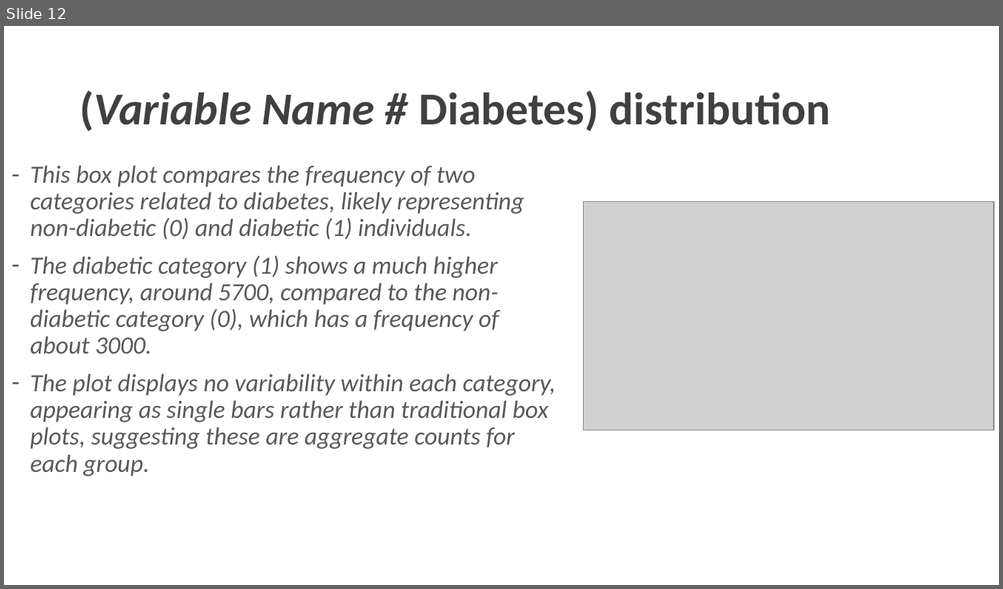
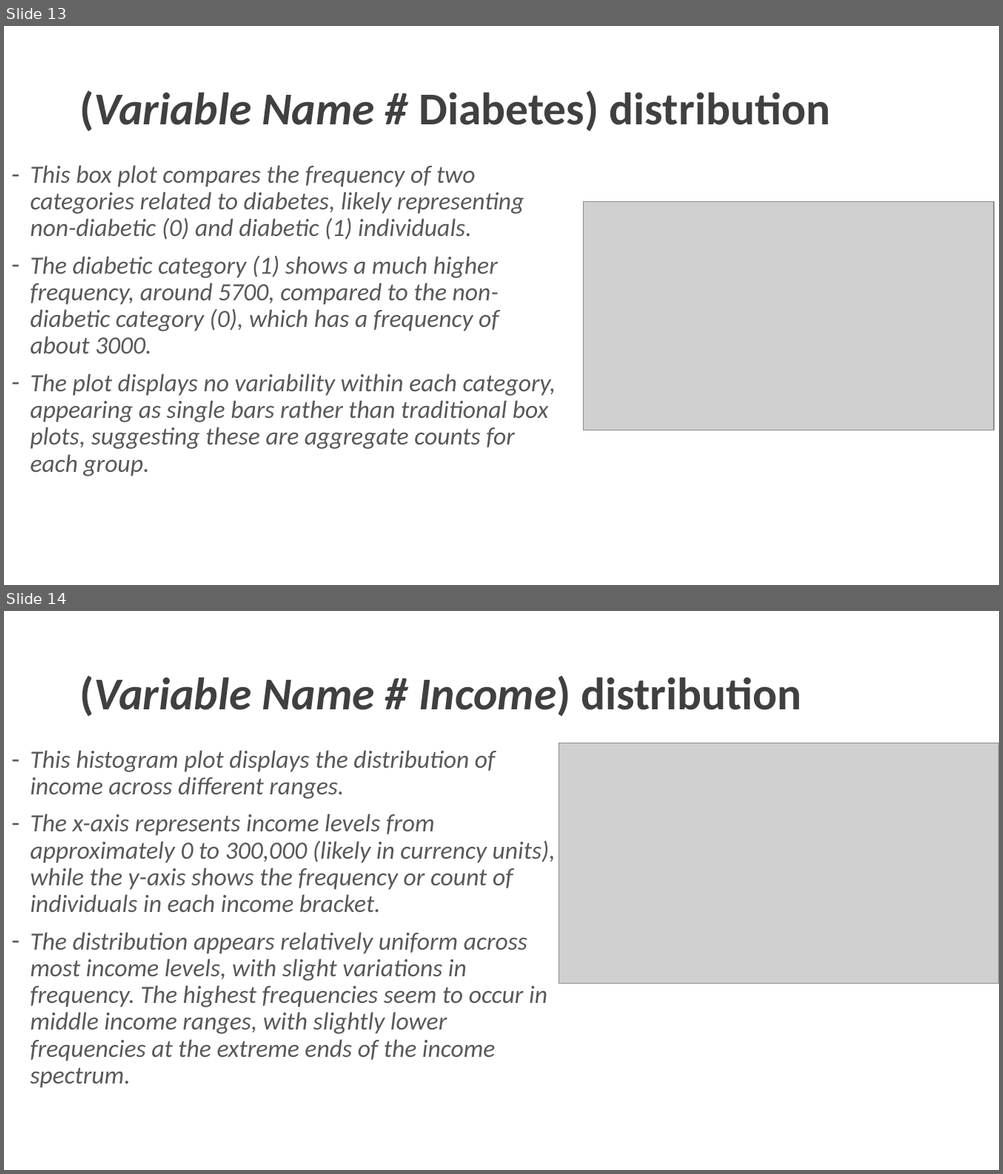
Before and after one commit to charlesyifanli/python_and_data, a slide deck: mini_project/SCSE 24 Mini-project presentation (Group No. ##).pptx. Shown one above the other, each under a label of ours: slide 12 before the commit, slides 13 and 14 after it. The pictures are 1003x589 and 1003x1174 pixels, drawn with LibreOffice and Linux fonts; fonts in the diff are those of the drawing; grey boxes stand for pictures; background and template pictures are left out. Boxes give left, top, right and bottom in pixels: in the first picture for what was removed or moved away, otherwise in the second. Text is boxed around its words. In the diff, an @@ line names an element or a change of style, - is before the commit and + after.

```diff
--- a/mini_project/SCSE 24 Mini-project presentation (Group No. ##).pptx
+++ b/mini_project/SCSE 24 Mini-project presentation (Group No. ##).pptx
@@ slide 14 added at box(4, 611, 999, 1170), background #FFFFFF @@
@@ title added at box(79, 675, 802, 716), 44 pt, text #404040, bold, italic @@
+(Variable Name # Income) distribution
@@ picture added at box(559, 743, 999, 984) @@
@@ text added at box(30, 750, 555, 1088), 24 pt, text #595959, italic @@
+– This histogram plot displays the distribution of income across different ranges.
+– The x-axis represents income levels from approximately 0 to 300,000 (likely in currency units), while the y-axis shows the frequency or count of individuals in each income bracket.
+– The distribution appears relatively uniform across most income levels, with slight variations in frequency. The highest frequencies seem to occur in middle income ranges, with slightly lower frequencies at the extreme ends of the income spectrum.
@@ what was slide 12 is now slide 13 @@
```
Also in this commit, not shown: 1 slide changed, 8 other slides added, 2 slides removed, 1 other file.
